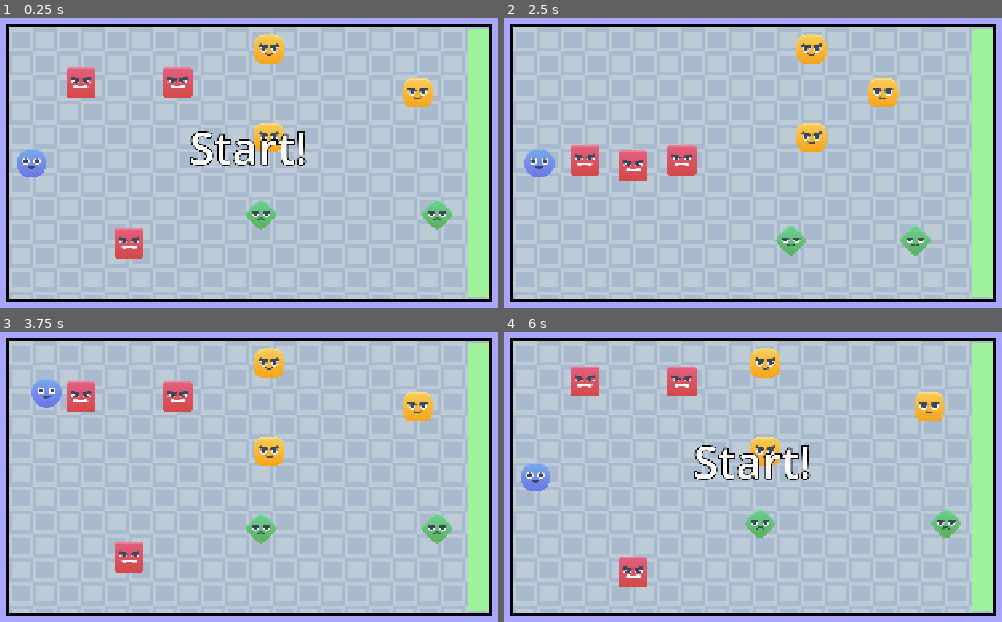
Above: before the commit, frames 1-4 (two rows, left to right).
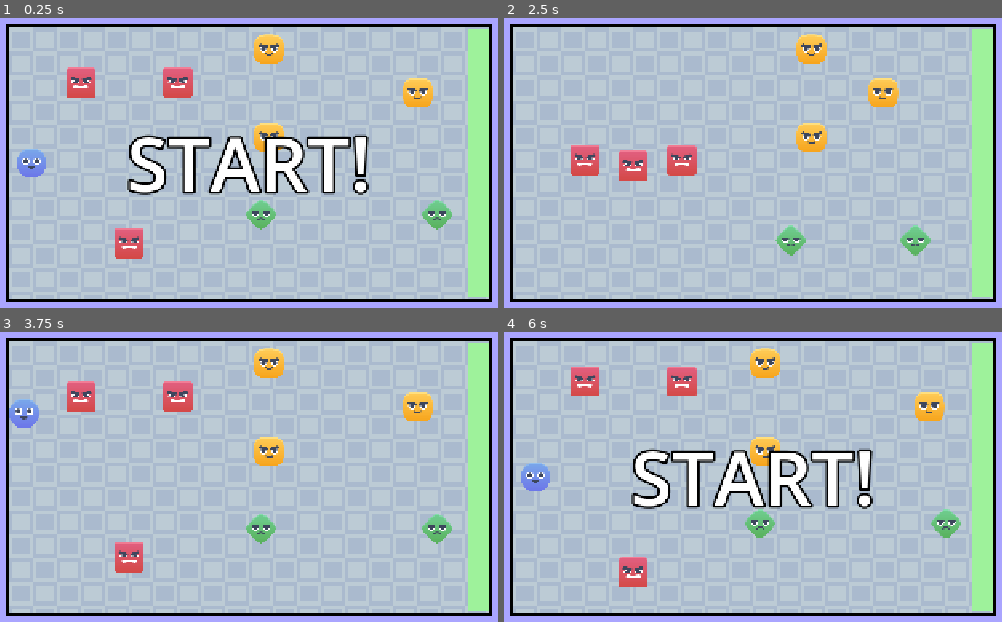
Above: after the commit, the same moments.

Repository: Chaotic-Legend/Danger-Dodge
Game: Godot game, scene res://scenes/game.tscn
Same seed, same stepped clock (60 frames per second), same inputs: the game is played once before the commit and once after it. Sound files missing from this copy of the repository are replaced by a short silence.
Inputs:
- Up to frame 1 (0.25 s): no input
- Up to frame 2 (2.5 s): hold D (move_right) 0.53-1.28 s; hold S (move_down) 1.28-2.03 s; hold D (move_right) from 2.03 s (still down)
- Up to frame 3 (3.75 s): release D (move_right) at 2.78 s; hold W (move_up) 2.78-3.53 s; hold A (move_left) from 3.53 s (still down)
- Up to frame 4 (6 s): tap R (reset) at 4.15 s; tap P (pause, bound only after the commit) at 4.9 s; release A (move_left) at 5.03 s; hold S (move_down) 5.03-5.78 s; hold D (move_right) from 5.78 s (still down)

The runs differ from the first frame. In frame 1, 6.2% of the frame differs, in the area x 25-75%, y 38-62%; in frame 2, 0.5%; in frame 3, 1.0%; in frame 4, 6.2%.

Commit message:
Added a pause system, respawn improvements, and centered UI.

Diff:
--- a/project.godot
+++ b/project.godot
@@ -13,7 +13,7 @@
 config/name="Danger Dodge"
 run/main_scene="uid://cocp0uhnaduxp"
 config/features=PackedStringArray("4.6", "Forward Plus")
-config/icon="res://icon.svg"
+config/icon="uid://b7vy2m1850cw6"
 
 [autoload]
 
@@ -56,6 +56,16 @@
 "events": [Object(InputEventKey,"resource_local_to_scene":false,"resource_name":"","device":-1,"window_id":0,"alt_press …(192 unchanged characters)…
 ]
 }
+pause={
+"deadzone": 0.2,
+"events": [Object(InputEventKey,"resource_local_to_scene":false,"resource_name":"","device":-1,"window_id":0,"alt_pressed":false,"shift_pressed":false,"ctrl_pressed":false,"meta_pressed":false,"pressed":false,"keycode":0,"physical_keycode":80,"key_label":0,"unicode":112,"location":0,"echo":false,"script":null)
+]
+}
+quit={
+"deadzone": 0.2,
+"events": [Object(InputEventKey,"resource_local_to_scene":false,"resource_name":"","device":-1,"window_id":0,"alt_pressed":false,"shift_pressed":false,"ctrl_pressed":false,"meta_pressed":false,"pressed":false,"keycode":0,"physical_keycode":4194305,"key_label":0,"unicode":0,"location":0,"echo":false,"script":null)
+]
+}
 
 [physics]
 
--- a/scenes/bgmusic.tscn
+++ b/scenes/bgmusic.tscn
@@ -1,7 +1,8 @@
 [gd_scene format=3 uid="uid://bpm1iir405md3"]
 
-[ext_resource type="AudioStream" uid="uid://bgl17wk43gsb6" path="res://assets/audio/bg_music.ogg" id="1_g84o6"]
+[ext_resource type="AudioStream" uid="uid://448ti5h8dsnv" path="res://assets/audio/bg_music.wav" id="1_um84k"]
 
 [node name="BGMusic" type="AudioStreamPlayer" unique_id=181039123]
-stream = ExtResource("1_g84o6")
+stream = ExtResource("1_um84k")
+volume_db = 4.0
 autoplay = true
--- a/scenes/game.tscn
+++ b/scenes/game.tscn
@@ -14,7 +14,7 @@
 
 [sub_resource type="LabelSettings" id="LabelSettings_gee14"]
 font_size = 120
-outline_size = 12
+outline_size = 15
 outline_color = Color(0, 0, 0, 1)
 
 [node name="Game" type="Node2D" unique_id=852591595]
@@ -108,29 +108,64 @@
 [node name="Player" parent="." unique_id=9245583 instance=ExtResource("1_uwrxv")]
 position = Vector2(60, 360)
 
-[node name="YouWinLabel" type="Label" parent="." unique_id=1307732221]
+[node name="UI" type="CanvasLayer" parent="." unique_id=1601139616]
+process_mode = 3
+
+[node name="CenterContainer" type="CenterContainer" parent="UI" unique_id=479964692]
+anchors_preset = 15
+anchor_right = 1.0
+anchor_bottom = 1.0
+grow_horizontal = 2
+grow_vertical = 2
+
+[node name="VBoxContainer" type="VBoxContainer" parent="UI/CenterContainer" unique_id=1545049262]
+layout_mode = 2
+theme_override_constants/separation = 20
+alignment = 1
+
+[node name="StartLabel" type="Label" parent="UI/CenterContainer/VBoxContainer" unique_id=1288989741]
 visible = false
-offset_left = 385.0
-offset_top = 235.0
-offset_right = 893.0
-offset_bottom = 400.0
+layout_mode = 2
+text = "Start!"
+label_settings = SubResource("LabelSettings_gee14")
+horizontal_alignment = 1
+vertical_alignment = 1
+uppercase = true
+
+[node name="YouWinLabel" type="Label" parent="UI/CenterContainer/VBoxContainer" unique_id=1307732221]
+visible = false
+layout_mode = 2
 text = "You Win!"
 label_settings = SubResource("LabelSettings_gee14")
 horizontal_alignment = 1
 vertical_alignment = 1
+uppercase = true
 
-[node name="StartLabel" type="Label" parent="." unique_id=1288989741]
+[node name="PauseLabel" type="Label" parent="UI/CenterContainer/VBoxContainer" unique_id=1610321143]
 visible = false
-offset_left = 385.0
-offset_top = 235.0
-offset_right = 893.0
-offset_bottom = 400.0
-text = "Start!"
+layout_mode = 2
+text = "Paused"
 label_settings = SubResource("LabelSettings_gee14")
 horizontal_alignment = 1
 vertical_alignment = 1
+uppercase = true
+
+[node name="PlayAgainButton" type="Button" parent="UI/CenterContainer/VBoxContainer" unique_id=312850288]
+visible = false
+custom_minimum_size = Vector2(430, 90)
+layout_mode = 2
+theme_override_colors/font_color = Color(0.875, 0.875, 0.875, 1)
+theme_override_colors/font_focus_color = Color(0.95, 0.95, 0.95, 1)
+theme_override_colors/font_pressed_color = Color(1, 1, 1, 1)
+theme_override_colors/font_hover_color = Color(0.95, 0.95, 0.95, 1)
+theme_override_colors/font_hover_pressed_color = Color(1, 1, 1, 1)
+theme_override_colors/font_outline_color = Color(0, 0, 0, 1)
+theme_override_constants/outline_size = 10
+theme_override_font_sizes/font_size = 44
+text = "PLAY AGAIN?"
 
 [connection signal="body_entered" from="WinArea" to="." method="_on_win_area_body_entered"]
+[connection signal="pressed" from="UI/CenterContainer/VBoxContainer/PlayAgainButton" to="." method="_on_play_again_button_pressed"]
 
 [editable path="Walls/Wall3"]
 [editable path="Walls/Wall4"]
--- a/scripts/game.gd
+++ b/scripts/game.gd
@@ -1,18 +1,74 @@
 extends Node2D
 
-func _ready():
-	$StartLabel.visible = true
-	$YouWinLabel.visible = false
+@onready var ui_container: CenterContainer = $UI/CenterContainer
+@onready var ui_box: VBoxContainer = $UI/CenterContainer/VBoxContainer
+@onready var start_label: Label = $UI/CenterContainer/VBoxContainer/StartLabel
+@onready var you_win_label: Label = $UI/CenterContainer/VBoxContainer/YouWinLabel
+@onready var pause_label: Label = $UI/CenterContainer/VBoxContainer/PauseLabel
+@onready var play_again_button: Button = $UI/CenterContainer/VBoxContainer/PlayAgainButton
+var game_started := false
+var game_won := false
+
+func _ready() -> void:
+	get_tree().paused = false
+	process_mode = Node.PROCESS_MODE_ALWAYS
+	set_gameplay_process_mode(Node.PROCESS_MODE_PAUSABLE)
+	start_label.visible = true
+	you_win_label.visible = false
+	pause_label.visible = false
+	play_again_button.visible = false
 	$Player.can_move = false
+	BGMusic.process_mode = Node.PROCESS_MODE_ALWAYS
+	BGMusic.stream_paused = false
+	BGMusic.stop()
+	BGMusic.play()
+	if not BGMusic.finished.is_connected(_on_bg_music_finished):
+		BGMusic.finished.connect(_on_bg_music_finished)
 	await get_tree().create_timer(2.0).timeout
-	$StartLabel.visible = false
+	start_label.visible = false
 	$Player.can_move = true
+	game_started = true
+
+func set_gameplay_process_mode(mode: Node.ProcessMode) -> void:
+	$Player.process_mode = mode
+	$Enemies.process_mode = mode
+	$Background.process_mode = mode
+	$WinArea.process_mode = mode
+
+func _input(event: InputEvent) -> void:
+	if event.is_action_pressed("quit"):
+		get_tree().quit()
+	if event.is_action_pressed("reset"):
+		reset_game()
+		return
+	if event.is_action_pressed("pause"):
+		toggle_pause()
+
+func toggle_pause() -> void:
+	if not game_started or game_won:
+		return
+	get_tree().paused = !get_tree().paused
+	pause_label.visible = get_tree().paused
+	BGMusic.stream_paused = get_tree().paused
+
+func reset_game() -> void:
+	BGMusic.stop()
+	BGMusic.stream_paused = false
+	get_tree().paused = false
+	get_tree().reload_current_scene()
+
+func _on_bg_music_finished() -> void:
+	BGMusic.play()
 
 func _on_win_area_body_entered(body: Node2D) -> void:
 	if body is Player:
+		game_won = true
+		get_tree().paused = false
+		BGMusic.stream_paused = false
+		pause_label.visible = false
 		body.queue_free()
-		$YouWinLabel.visible = true
+		you_win_label.visible = true
+		play_again_button.visible = true
 
-func _process(_delta):
-	if Input.is_action_just_pressed("reset"):
-		get_tree().reload_current_scene()
+func _on_play_again_button_pressed() -> void:
+	reset_game()
--- a/scripts/player.gd
+++ b/scripts/player.gd
@@ -5,13 +5,14 @@
 var speed = 300.0
 var spawn_point = Vector2(60, 360)
 var can_move := false
+var is_respawning := false
 
 func _physics_process(_delta: float) -> void:
 	if not can_move:
 		velocity = Vector2.ZERO
 		move_and_slide()
 		return
-	var direction = Vector2(0,0)
+	var direction = Vector2(0, 0)
 	if Input.is_action_pressed("move_right"):
 		direction.x = 1
 	if Input.is_action_pressed("move_left"):
@@ -20,11 +21,22 @@
 		direction.y = -1
 	if Input.is_action_pressed("move_down"):
 		direction.y = 1
-
 	direction = direction.normalized()
 	velocity = direction * speed
 	move_and_slide()
 
-func reset_player():
+func reset_player() -> void:
+	if is_respawning:
+		return
+	is_respawning = true
+	can_move = false
+	velocity = Vector2.ZERO
+	$HitSound.play()
+	$Sprite2D.visible = false
+	$CollisionShape2D.set_deferred("disabled", true)
+	await get_tree().create_timer(0.5, false).timeout
 	global_position = spawn_point
-	$HitSound.play()
+	$Sprite2D.visible = true
+	$CollisionShape2D.set_deferred("disabled", false)
+	can_move = true
+	is_respawning = false
Not shown, removed: assets/audio/bg_music.ogg.import
Not shown, added: assets/audio/bg_music.wav.import
Not shown, changed: README.md
Not shown, removed: assets/audio/bg_music.ogg
Not shown, added: assets/audio/bg_music.wav
